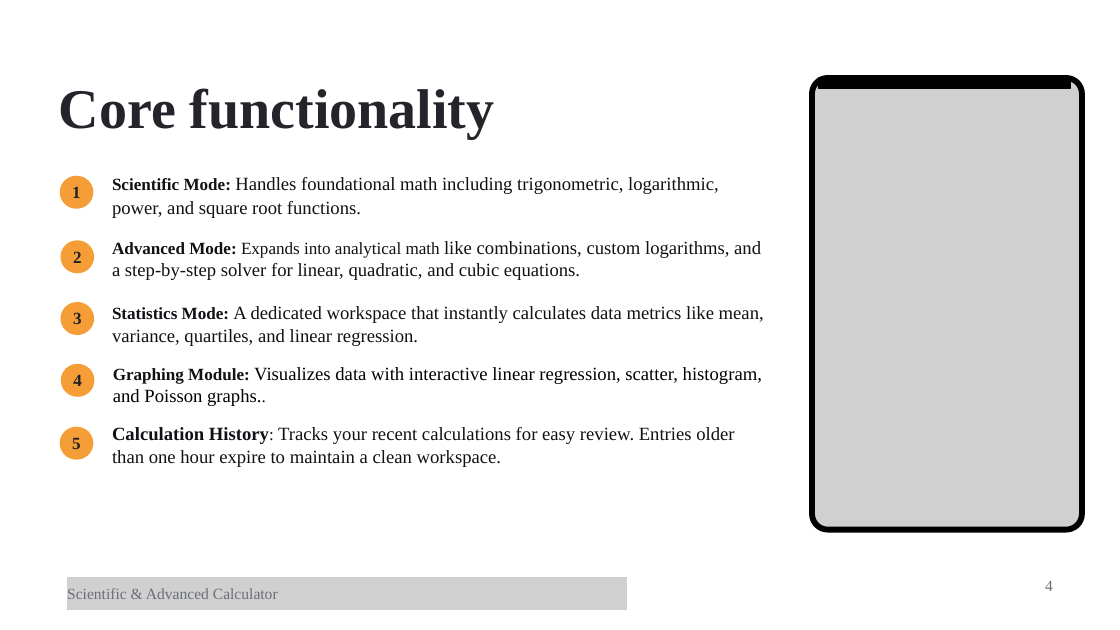
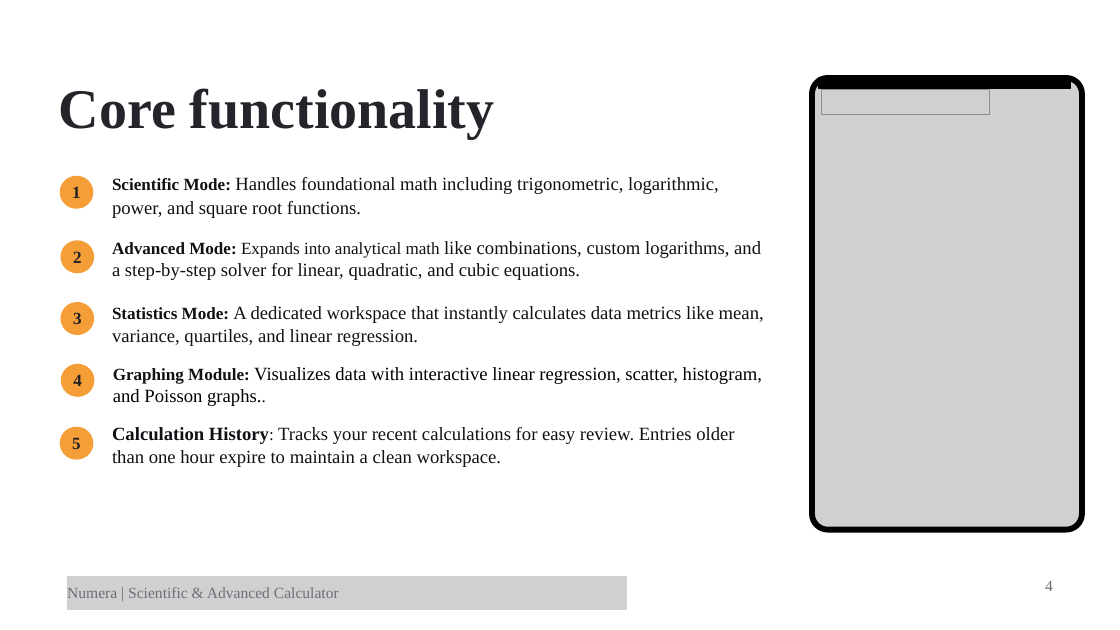
Before and after one commit to Aditi020/Numera, a slide deck: slide 4 of docs/Calculator.pptx. Drawn at 1120x630 pixels with LibreOffice and Linux fonts; fonts in the diff are those of the drawing; grey boxes stand for pictures. Boxes give left, top, right and bottom in pixels: in the first picture for what was removed or moved away, otherwise in the second. Text is boxed around its words. In the diff, an @@ line names an element or a change of style, - is before the commit and + after.

Commit message:
Added Refrences to presentation and Gave a title to my calculator

```diff
--- a/docs/Calculator.pptx
+++ b/docs/Calculator.pptx
@@ picture added at (822, 90, 990, 115) @@
@@ picture at (67, 576, 627, 610): outline redrawn @@
@@ text at (67, 587, 339, 598): text changed @@
-Scientific & Advanced Calculator
+Numera | Scientific & Advanced Calculator
```
Also in this commit, not shown: 6 other slides changed, 1 slide added, 3 other files.
